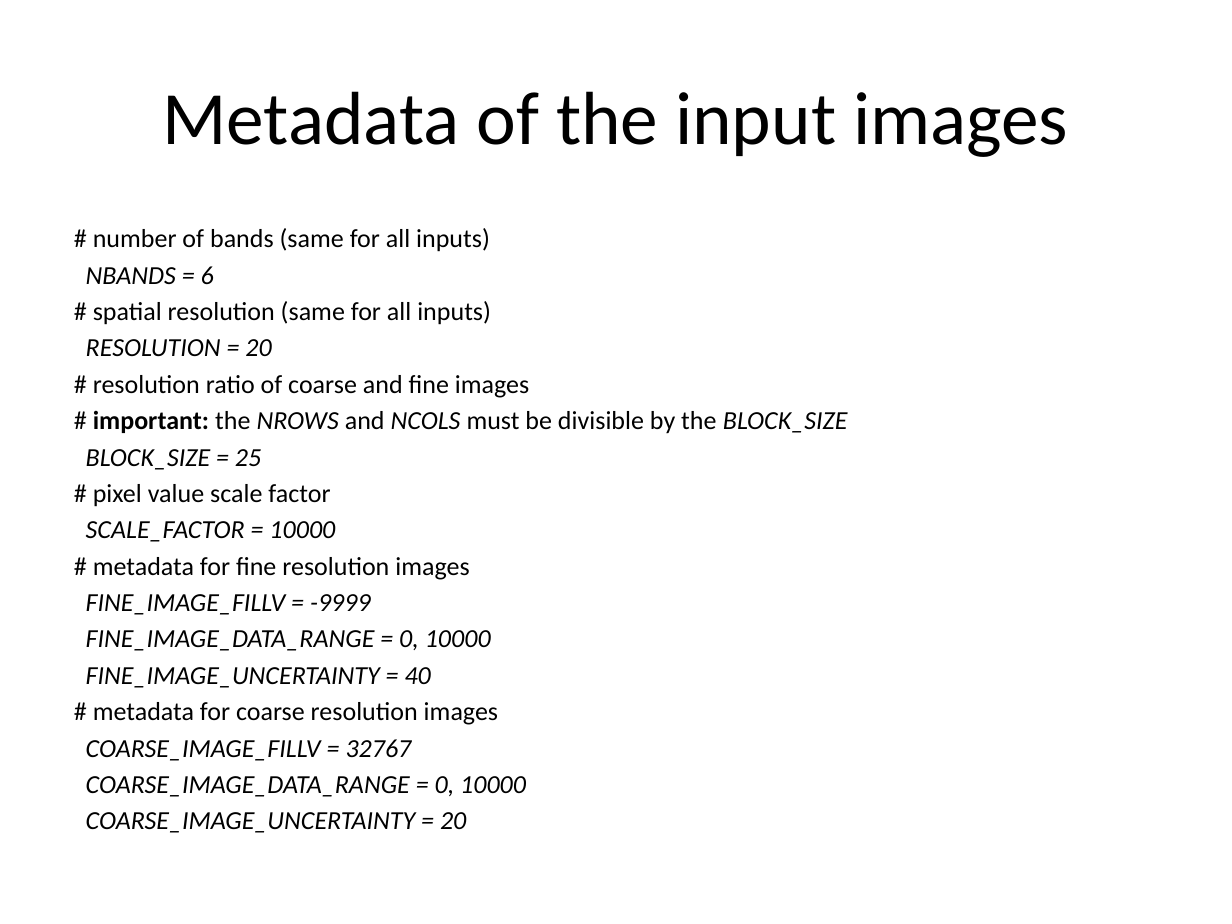
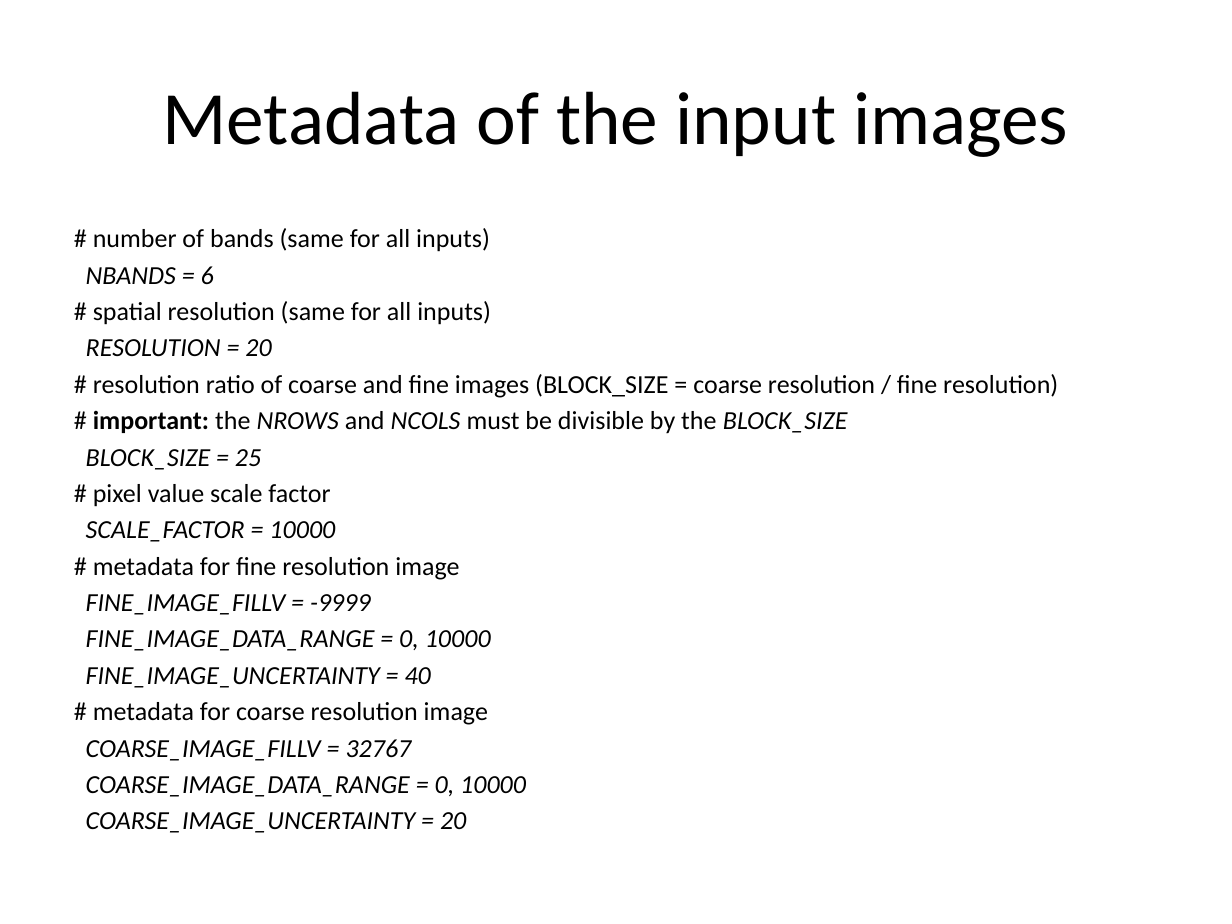
Before and after one commit to dzhong-hub/PSRFM, a slide deck: slide 10 of doc/PSRFMUserGuide.pptx (slide 8 before the commit). Drawn at 1232x924 pixels with LibreOffice and Linux fonts; fonts in the diff are those of the drawing. Boxes give left, top, right and bottom in pixels: in the first picture for what was removed or moved away, otherwise in the second. Text is boxed around its words. In the diff, an @@ line names an element or a change of style, - is before the commit and + after.

```diff
--- a/doc/PSRFMUserGuide.pptx
+++ b/doc/PSRFMUserGuide.pptx
@@ text at (93,374,1058,398): text changed @@
-# resolution ratio of coarse and fine images
+# resolution ratio of coarse and fine images (BLOCK_SIZE = coarse resolution / fine resolution)
@@ text at (93,557,459,580): text changed @@
-# metadata for fine resolution images
+# metadata for fine resolution image
@@ text at (93,702,488,725): text changed @@
-# metadata for coarse resolution images
+# metadata for coarse resolution image
```
Also in this commit, not shown: 7 other slides changed, 4 slides added.
